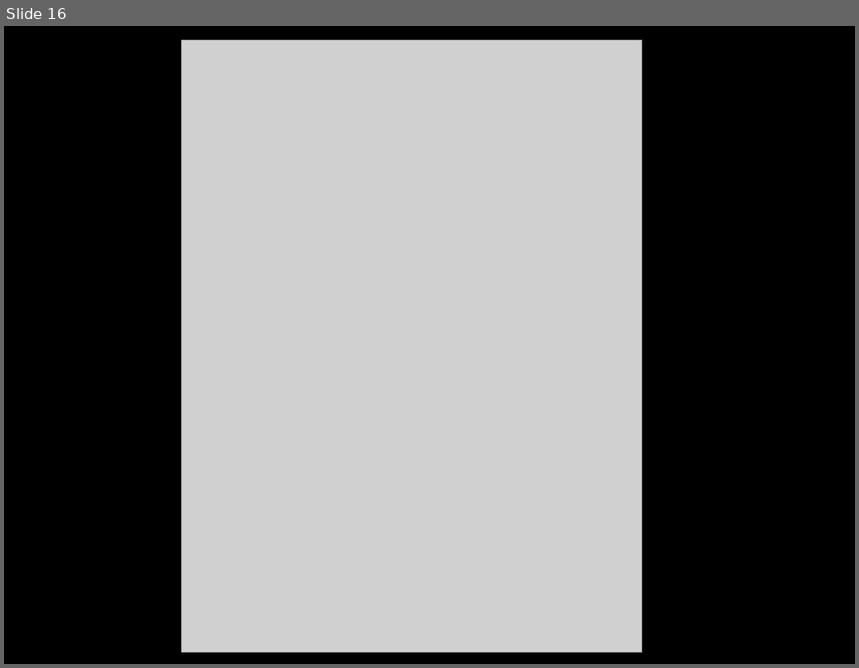
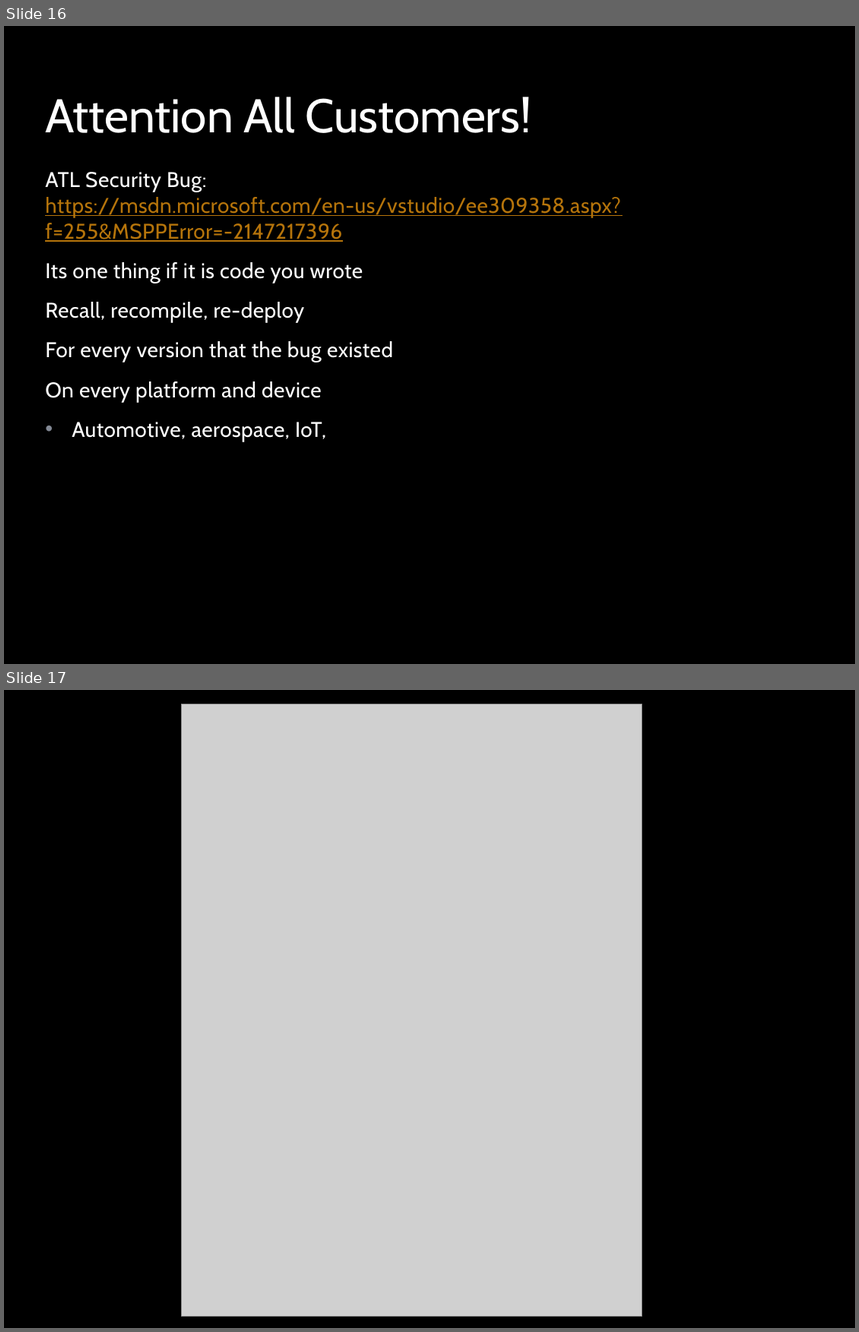
Before and after one commit to stevemac321/whyc, a slide deck: whyc.pptx. Shown one above the other, each under a label of ours: slide 16 before the commit, slides 16 and 17 after it. The pictures are 859x668 and 859x1332 pixels, drawn with LibreOffice and Linux fonts; fonts in the diff are those of the drawing; grey boxes stand for pictures; background and template pictures are left out. Boxes give left, top, right and bottom in pixels: in the first picture for what was removed or moved away, otherwise in the second. Text is boxed around its words. In the diff, an @@ line names an element or a change of style, - is before the commit and + after.

```diff
--- a/whyc.pptx
+++ b/whyc.pptx
@@ slide 16 added at bbox=[4, 26, 855, 664], background picture (left out); not listed: 1 template element that a slide beside it also shows @@
@@ title added at bbox=[45, 97, 532, 133], 40 pt, text #FFFFFF @@
+Attention All Customers!
@@ text added at bbox=[45, 172, 621, 442], 18 pt, text #FFFFFF @@
+ATL Security Bug: https://msdn.microsoft.com/en-us/vstudio/ee309358.aspx?f=255&MSPPError=-2147217396
+Its one thing if it is code you wrote
+Recall, recompile, re-deploy
+For every version that the bug existed
+On every platform and device
+• Automotive, aerospace, IoT,
@@ what was slide 16 is now slide 17 @@
```
Also in this commit, not shown: 7 slides changed, 3 other slides added, 2 slides removed.
